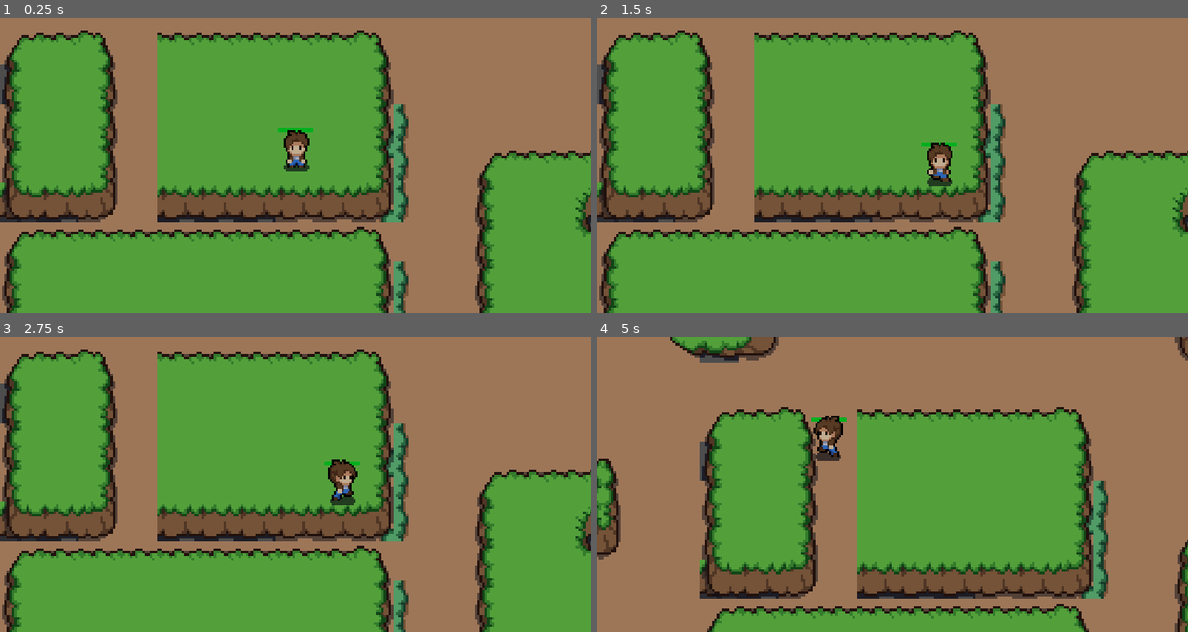
Above: before the commit, frames 1-4 (two rows, left to right).
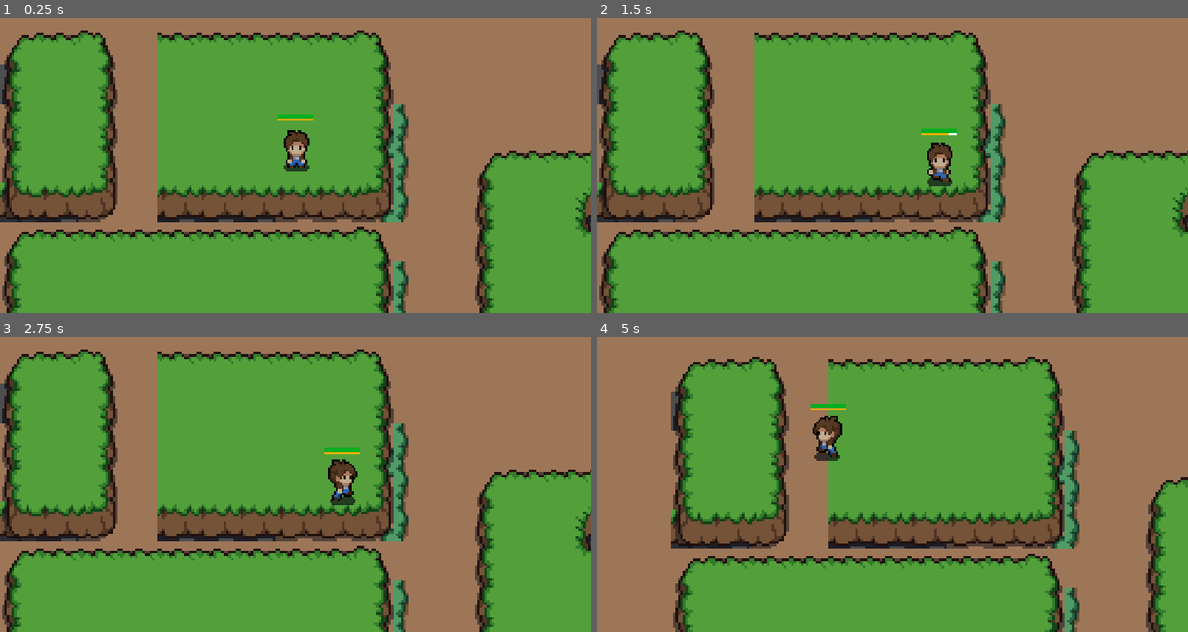
Above: after the commit, the same moments.

Repository: triuyen/Godot_grp_project
Game: Godot game, scene res://scenes/root.tscn
Two runs of this game, one before a commit and one after it. Both use one fixed random seed, a clock stepped at 60 frames per second and the inputs below.
Inputs (mouse positions are in pixels of both pictures, inside the frame that each line leads up to):
- Up to frame 1 (0.25 s): no input
- Up to frame 2 (1.5 s): move the mouse to (1022, 150) at 0.52 s; hold D (player_right) 0.53-1.28 s; click (1022, 150) at 0.6 s; tap Space (player_dash, bound only after the commit) at 0.8, 1.35 s; move the mouse to (774, 180) at 1.27 s; hold S (player_down) from 1.28 s (still down)
- Up to frame 3 (2.75 s): tap Shift (player_dash, bound only before the commit) at 1.55, 2.1 s; move the mouse to (354, 419) at 2.02 s; release S (player_down) at 2.03 s; hold D (player_right) from 2.03 s (still down); click (354, 419) at 2.3 s
- Up to frame 4 (5 s): move the mouse to (862, 543) at 2.77 s; release D (player_right) at 2.78 s; hold W (player_up) 2.78-3.53 s; click (862, 543) at 2.85 s; tap Space (player_dash, bound only after the commit) at 3.05, 3.6 s; move the mouse to (1069, 528) at 3.52 s; hold A (player_left) from 3.53 s (still down); tap Shift (player_dash, bound only before the commit) at 3.8, 4.35 s; move the mouse to (715, 440) at 4.27 s; click (715, 440) at 4.55 s

The runs differ from the first frame. In frame 1, 0.2% of the frame differs, in the area x 47-53%, y 32-39%; in frame 2, 0.2%; in frame 3, 0.2%; in frame 4, 49%, in the area x 0-100%, y 0-100%.

Commit message:
Stamina (#12)
* Stop movement while attacking

* Add stamina bar to the player

* Add stamina feature

* Add stamina feature : Regeneration every 1s and consume

* Add component

* Stop movement while attacking

* Fix stamina

* Change inputs

* Add stamina feature : Regeneration every 1s and consume

* Change inputs

* Fix player

* Fix player

---------

Co-authored-by: Onsraa <truongteddy306@icloud.com>

Diff:
--- /dev/null
+++ b/godot/components/stamina_component.tscn
@@ -0,0 +1,41 @@
+[gd_scene load_steps=5 format=3 uid="uid://cuolex4mbt1r8"]
+
+[ext_resource type="Script" path="res://scripts/stamina.gd" id="1_s57gr"]
+[ext_resource type="Script" path="res://scripts/stamina_bar.gd" id="2_bckpu"]
+
+[sub_resource type="StyleBoxFlat" id="StyleBoxFlat_mbuku"]
+bg_color = Color(1, 1, 1, 1)
+border_color = Color(0, 0, 0, 1)
+
+[sub_resource type="StyleBoxFlat" id="StyleBoxFlat_t8l2f"]
+bg_color = Color(0.897899, 0.685653, 7.70092e-07, 1)
+
+[node name="stamina_component" type="Node2D"]
+script = ExtResource("1_s57gr")
+
+[node name="Control" type="Control" parent="."]
+layout_mode = 3
+anchors_preset = 0
+offset_right = 40.0
+offset_bottom = 40.0
+
+[node name="stamina_bar" type="ProgressBar" parent="Control"]
+unique_name_in_owner = true
+layout_mode = 0
+offset_left = -9.0
+offset_top = -17.0
+offset_right = 9.0
+offset_bottom = -16.0
+theme_override_styles/background = SubResource("StyleBoxFlat_mbuku")
+theme_override_styles/fill = SubResource("StyleBoxFlat_t8l2f")
+value = 45.0
+rounded = true
+show_percentage = false
+script = ExtResource("2_bckpu")
+
+[node name="Timer" type="Timer" parent="."]
+unique_name_in_owner = true
+autostart = true
+
+[connection signal="stamina_updated" from="." to="Control/stamina_bar" method="_on_stamina_component_stamina_updated"]
+[connection signal="timeout" from="Timer" to="." method="_on_timer_timeout"]
--- a/godot/project.godot
+++ b/godot/project.godot
@@ -81,12 +81,12 @@
 }
 take_damage_test={
 "deadzone": 0.5,
-"events": [Object(InputEventKey,"resource_local_to_scene":false,"resource_name":"","device":-1,"window_id":0,"alt_pressed":false,"shift_pressed":false,"ctrl_pressed":false,"meta_pressed":false,"pressed":false,"keycode":0,"physical_keycode":80,"key_label":0,"unicode":112,"location":0,"echo":false,"script":null)
-]
+"events": []
 }
 player_dash={
 "deadzone": 0.5,
-"events": [Object(InputEventKey,"resource_local_to_scene":fa …(140 unchanged characters)… d":false,"keycode":0,"physical_keycode":4194325,"key_label":0,"unicode":0,"location":0,"echo":false,"script":null)
+"events": [Object(InputEventKey,"resource_local_to_scene":fa …(140 unchanged characters)… d":false,"keycode":0,"physical_keycode":32,"key_label":0,"unicode":32,"location":0,"echo":false,"script":null)
+, Object(InputEventJoypadButton,"resource_local_to_scene":false,"resource_name":"","device":-1,"button_index":1,"pressure":0.0,"pressed":false,"script":null)
 ]
 }
 
--- a/godot/scenes/player.tscn
+++ b/godot/scenes/player.tscn
@@ -1,12 +1,13 @@
-[gd_scene load_steps=64 format=3 uid="uid://b885koudadcot"]
+[gd_scene load_steps=65 format=3 uid="uid://b885koudadcot"]
 
 [ext_resource type="Texture2D" uid="uid://dhec6fqt6p5tv" path="res://assets/mystic_woods_free_2.2/sprites/characters/player.png" id="1_0yyrw"]
 [ext_resource type="Script" path="res://scripts/player.gd" id="1_dp3ll"]
 [ext_resource type="Script" path="res://scripts/hitbox.gd" id="3_6cmhe"]
 [ext_resource type="Script" path="res://scripts/player_camera.gd" id="3_6ifvp"]
+[ext_resource type="PackedScene" path="res://components/stamina_component.tscn" id="3_qbfto"]
 [ext_resource type="PackedScene" uid="uid://kr1ih82cd4i7" path="res://components/hurtbox_coponent.tscn" id="4_k23yd"]
 [ext_resource type="PackedScene" uid="uid://bul2b4ejgss2c" path="res://components/health_component.tscn" id="5_e66l8"]
-[ext_resource type="PackedScene" path="res://components/blinking_component.tscn" id="5_wq213"]
+[ext_resource type="PackedScene" uid="uid://bgymceix1esb6" path="res://components/blinking_component.tscn" id="5_wq213"]
 
 [sub_resource type="RectangleShape2D" id="RectangleShape2D_6sc24"]
 size = Vector2(12, 8.25)
@@ -442,6 +443,10 @@
 script = ExtResource("1_dp3ll")
 
 [node name="health_component" parent="." instance=ExtResource("5_e66l8")]
+position = Vector2(0, -7)
+
+[node name="stamina_component" parent="." instance=ExtResource("3_qbfto")]
+position = Vector2(0, -6.75)
 
 [node name="shape_body" type="CollisionShape2D" parent="."]
 position = Vector2(0.25, -2.75)
@@ -499,5 +504,6 @@
 collision_mask = 16
 health = NodePath("../health_component")
 
+[connection signal="has_dashed" from="." to="stamina_component" method="_on_player_has_dashed"]
 [connection signal="on_death" from="health_component" to="." method="die"]
 [connection signal="on_hit_taken" from="hurtbox_coponent" to="blinking_component" method="_on_hit_taken"]
--- a/godot/scripts/player.gd
+++ b/godot/scripts/player.gd
@@ -2,6 +2,7 @@
 
 @onready var player: CharacterBody2D = self
 @onready var sprite: AnimatedSprite2D = %sprite
+@onready var stamina_component: StaminaComponent = $stamina_component
 
 # constants
 const SPEED: int = 300
@@ -25,6 +26,7 @@
 # dash
 var is_dashing = false
 var dash_timer = Timer
+signal has_dashed
 
 # states variables
 var is_alive = true
@@ -39,6 +41,7 @@
 
 	# attack
 	if Input.is_action_just_pressed("player_attack") and not is_attacking:
+		player.velocity =  Vector2.ZERO
 		is_attacking = true
 		attack_hitbox.monitorable = true
 		attack_hitbox.monitoring = true
@@ -109,6 +112,10 @@
 	pass
 
 func start_dash() -> void:
+
+	if ask_for_stamina() == false:
+		return
+
 	is_dashing = true
 	var dash_direction = Vector2()
 
@@ -128,8 +135,16 @@
 func _end_dash() -> void:
 	is_dashing = false
 	player.velocity =  Vector2.ZERO
+	has_dashed.emit()
 
 func slow_player(ratio: float, time: float):
 	slow_ratio = 1 - ratio
 	await get_tree().create_timer(time).timeout
 	slow_ratio = 1
+
+func ask_for_stamina() -> bool:
+	if(stamina_component.stamina > 0):
+		return true
+	else:
+		print("Vous n'avez pas assez de stamina.")
+		return false
--- /dev/null
+++ b/godot/scripts/stamina.gd
@@ -0,0 +1,36 @@
+class_name StaminaComponent extends Node2D
+
+@onready var stamina_bar: ProgressBar = %stamina_bar
+@onready var timer: Timer = %Timer
+
+@export var MAX_STAMINA: int = 5
+var stamina: int = 5
+var regen_speed: float = 1.0
+
+signal stamina_updated(amount: int)
+
+func _ready() -> void:
+	timer.set_wait_time(regen_speed)
+	stamina = MAX_STAMINA
+	stamina_bar.value = stamina
+	stamina_bar.max_value = stamina
+
+func _consume_stamina() -> void:
+	stamina -= 1
+	stamina = clamp(stamina, 0, MAX_STAMINA)
+
+func _regenerate_stamina() -> void:
+	stamina += 1
+	stamina = clamp(stamina, 0, MAX_STAMINA)
+	stamina_updated.emit(stamina)
+
+func _process(delta: float) -> void:
+	pass
+
+func _on_timer_timeout() -> void:
+	_regenerate_stamina()
+	stamina = clamp(stamina, 0, MAX_STAMINA)
+
+func _on_player_has_dashed() -> void:
+	_consume_stamina()
+	stamina_updated.emit(stamina)
--- /dev/null
+++ b/godot/scripts/stamina_bar.gd
@@ -0,0 +1,5 @@
+extends ProgressBar
+
+func _on_stamina_component_stamina_updated(amount: int) -> void:
+	self.value = amount
+	pass # Replace with function body.
